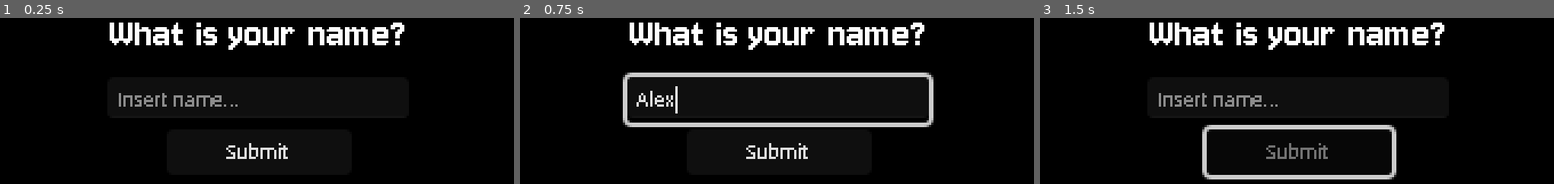
Above: before the commit, frames 1-3 (left to right).
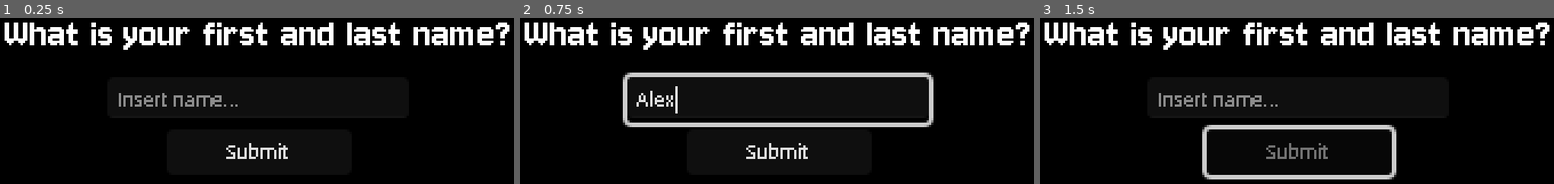
Above: after the commit, the same moments.

Repository: faceremover/kaapon-kellari
Game: Godot game, scene res://tournament_askname_ui.tscn
Same seed, same stepped clock (60 frames per second), same inputs: the game is played once before the commit and once after it. This scene is started directly instead of the project's main scene.
Inputs (mouse positions are in pixels of both pictures, inside the frame that each line leads up to):
- Up to frame 1 (0.25 s): no input
- Up to frame 2 (0.75 s): click (777, 99) at 0.52 s; type "Alex" at 0.6 s
- Up to frame 3 (1.5 s): click "Submit" at 1.25 s

The runs differ from the first frame. In frame 1, 6.1% of the frame differs, in the area x 0-100%, y 2-20%; in frame 2, 6.1%; in frame 3, 6.1%.

Commit message:
tournament askname improvements

Diff:
--- a/tournament_askname_ui.gd
+++ b/tournament_askname_ui.gd
@@ -29,7 +29,16 @@
 			csvFile = FileAccess.open("user://tournament_data.csv", FileAccess.WRITE)
 		if !does_exist:
 			csvFile.store_csv_line(["Name", "Score"])
-		csvFile.seek_end()
+		var lineIndex = 0
+		while csvFile.get_position() < csvFile.get_length():
+			var line = csvFile.get_csv_line()
+			csvFile.seek(lineIndex)
+			lineIndex += 1
+			if line[0].strip_edges() == lineedit.text.strip_edges():
+				errorText.text = "This person already exists, please use a different name."
+				submitBTN.disabled = false
+				csvFile.close()
+				return
 		csvFile.store_csv_line([lineedit.text, str(GameStateSingleton.score)])
 		csvFile.close()
 		lineedit.text = ""
--- a/tournament_askname_ui.tscn
+++ b/tournament_askname_ui.tscn
@@ -2,14 +2,11 @@
 
 [ext_resource type="FontFile" uid="uid://bf7jx22t3omrp" path="res://Jersey10-Regular.ttf" id="1_emc5c"]
 [ext_resource type="Script" uid="uid://ds1cxq5e8e1e5" path="res://tournament_askname_ui.gd" id="1_n8xwp"]
+[ext_resource type="Theme" uid="uid://diy3aemnqtaax" path="res://default_theme.tres" id="3_if72y"]
 
 [sub_resource type="LabelSettings" id="LabelSettings_n8xwp"]
 font = ExtResource("1_emc5c")
 font_size = 19
-
-[sub_resource type="LabelSettings" id="LabelSettings_if72y"]
-font = ExtResource("1_emc5c")
-font_color = Color(1, 0, 0.0977659, 1)
 
 [node name="tournament_asknameUI" type="Node"]
 script = ExtResource("1_n8xwp")
@@ -59,23 +56,21 @@
 offset_bottom = -23.1667
 grow_horizontal = 2
 grow_vertical = 2
-text = "What is your name?"
+text = "What is your first and last name?"
 label_settings = SubResource("LabelSettings_n8xwp")
 
 [node name="errortext" type="Label" parent="CanvasLayer/Control"]
 layout_mode = 1
-anchors_preset = 8
-anchor_left = 0.5
+anchors_preset = -1
 anchor_top = 0.5
-anchor_right = 0.5
+anchor_right = 1.0
 anchor_bottom = 0.5
-offset_left = -65.0
 offset_top = 29.5
-offset_right = 65.0
-offset_bottom = 51.8333
+offset_bottom = 51.5
 grow_horizontal = 2
 grow_vertical = 2
-label_settings = SubResource("LabelSettings_if72y")
+theme = ExtResource("3_if72y")
+theme_override_colors/font_color = Color(1, 0, 0, 1)
 horizontal_alignment = 1
 
 [node name="submitBT" type="Button" parent="CanvasLayer/Control"]
Not shown, changed: export_presets.cfg
